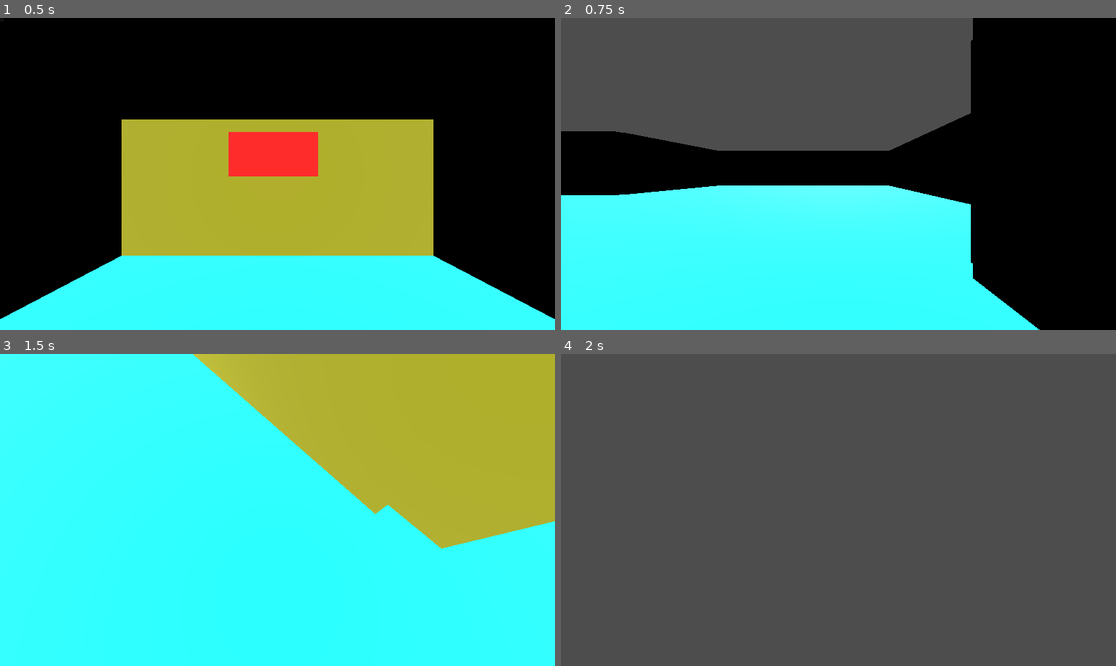
Above: before the commit, frames 1-4 (two rows, left to right).
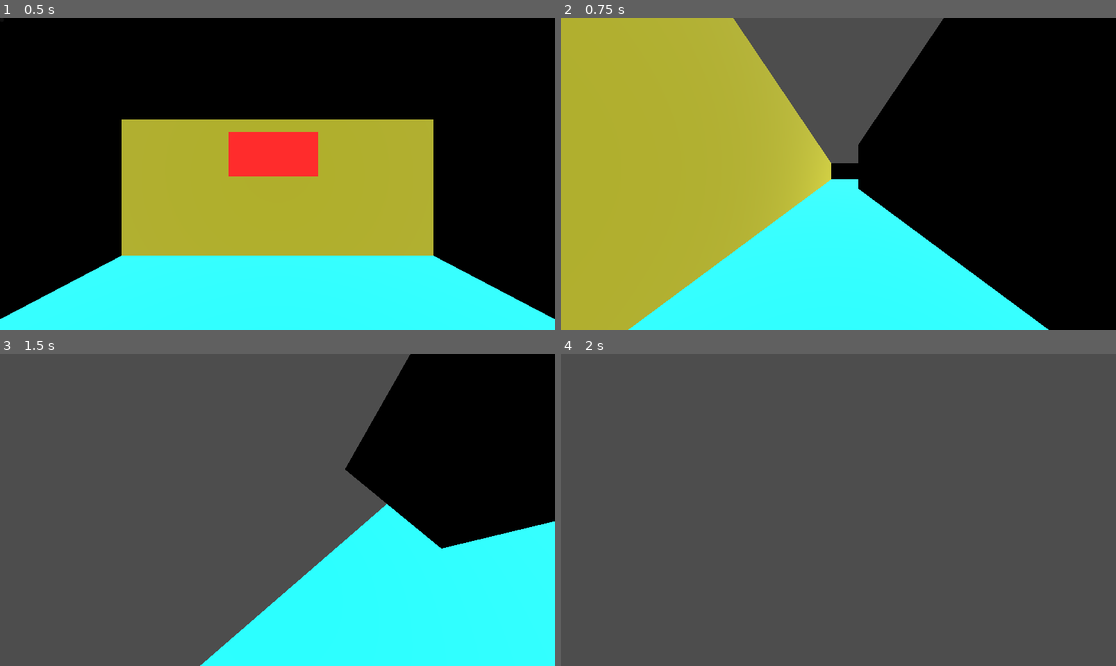
Above: after the commit, the same moments.

Repository: Bombonikon/VR
Game: Godot game, scene res://main.tscn
Same seed, same stepped clock (60 frames per second), same inputs: the game is played once before the commit and once after it.
Inputs (mouse positions are in pixels of both pictures, inside the frame that each line leads up to):
- Up to frame 1 (0.5 s): no input
- Up to frame 2 (0.75 s): click (561, 21) at 0.5 s
- Up to frame 3 (1.5 s): tap Enter at 1.25 s; move the mouse to (305, 510) at 1.27 s; hold W from 1.28 s (still down); hold E from 1.28 s (still down)
- Up to frame 4 (2 s): keep holding W; keep holding E

Frame 1 is identical in both runs. In frame 2, 44% of the frame differs, in the area x 0-88%, y 0-100%; in frame 3, 78%, in the area x 0-100%, y 0-100%; in frame 4, nothing differs.

Commit message:
Update LevelManager.gd

Diff:
--- a/core/LevelManager.gd
+++ b/core/LevelManager.gd
@@ -1,12 +1,12 @@
 extends Node
 
-@export var maze_width: int = 30
-@export var maze_height: int = 30
+@export var maze_width: int = 40
+@export var maze_height: int = 40
 @export var cell_size: float = 3.0
 
-@export var start_corridor_length: int = 8
+@export var start_corridor_length: int = 6
 @export var spawn_offset_from_end: int = 2
-@export var spawn_height: float = 2.0   # <<< 2 METRY W POWIETRZU
+@export var spawn_height: float = 2.0
 
 const WALL := 0
 const FLOOR := 1
@@ -14,29 +14,37 @@
 var _start_spawn_position: Vector3
 var _start_spawn_forward: Vector3
 
-
 func generate_level() -> void:
 	var dungeon_root := get_parent().get_node("DungeonRoot")
 
+	# Czyścimy poprzedni poziom, jeśli istnieje
 	for c in dungeon_root.get_children():
 		c.queue_free()
 
-	var generator = preload("res://world/generation/MazeGenerator.gd").new()
+	# Tworzymy instancje generatora i buildera
+	var generator = MazeGenerator.new() # Teraz używamy class_name
 	var builder   = preload("res://world/generation/MazeBuilder.gd").new()
 
-	var data = generator.generate(maze_width, maze_height)
+	print("LevelManager: Generating data...")
+	var data: MazeData = generator.generate(maze_width, maze_height)
 
-	# --- znajdź wejście do lochu ---
+	# --- 1. Znajdź wejście do lochu ---
 	var entry_cell := _find_border_floor_cell(data)
 
-	# --- kierunek NA ZEWNĄTRZ lochu ---
+	# --- 2. Określ kierunek NA ZEWNĄTRZ ---
 	var out_dir := _get_outward_direction(entry_cell, data)
 
-	# --- wydrąż korytarz startowy ---
+	# --- 3. Wydrąż korytarz startowy ---
+	# Zwraca koniec korytarza (gwarantowana podłoga)
 	var corridor_end := _carve_start_corridor(data, entry_cell, out_dir)
 
-	# --- spawn 2 bloki przed końcem ---
-	var spawn_cell := corridor_end - out_dir * spawn_offset_from_end
+	# --- 4. Oblicz punkt spawnu ---
+	# Cofamy się o kilka pól od końca korytarza, żeby nie stać przy ścianie
+	var spawn_cell := corridor_end - (out_dir * spawn_offset_from_end)
+
+	# Zabezpieczenie: jeśli korytarz był za krótki, ustaw spawn na jego końcu
+	if !_is_valid_cell(spawn_cell, data):
+		spawn_cell = corridor_end
 
 	_start_spawn_position = Vector3(
 		spawn_cell.x * cell_size,
@@ -44,58 +52,63 @@
 		spawn_cell.y * cell_size
 	)
 
-	# >>> GRACZ MA PATRZEĆ DO LOCHU
-	# czyli w PRZECIWNYM kierunku niż korytarz
+	# Gracz ma patrzeć W STRONĘ lochu (przeciwnie do kierunku korytarza)
 	_start_spawn_forward = Vector3(-out_dir.x, 0, -out_dir.y).normalized()
 
+	print("LevelManager: Building 3D world...")
 	builder.build(data, dungeon_root, cell_size)
-
 
 func get_start_spawn_position() -> Vector3:
 	return _start_spawn_position
 
-
 func get_start_spawn_forward() -> Vector3:
 	return _start_spawn_forward
 
-
 # ======================================================
-# LOGIKA
+# LOGIKA POMOCNICZA
 # ======================================================
 
-func _find_border_floor_cell(data) -> Vector2i:
+func _find_border_floor_cell(data: MazeData) -> Vector2i:
+	# Szukamy podłogi, która sąsiaduje ze ścianą "na zewnątrz"
 	for y in range(1, data.height - 1):
 		for x in range(1, data.width - 1):
-			if data.get_cell(x, y) != FLOOR:
+			if data.get_cell(x, y) != MazeData.FLOOR:
 				continue
 
-			if data.get_cell(x + 1, y) == WALL \
-			or data.get_cell(x - 1, y) == WALL \
-			or data.get_cell(x, y + 1) == WALL \
-			or data.get_cell(x, y - 1) == WALL:
+			# Sprawdzamy czy to brzeg "wewnętrzny"
+			if data.get_cell(x + 1, y) == MazeData.WALL \
+			or data.get_cell(x - 1, y) == MazeData.WALL \
+			or data.get_cell(x, y + 1) == MazeData.WALL \
+			or data.get_cell(x, y - 1) == MazeData.WALL:
 				return Vector2i(x, y)
 
-	return Vector2i(data.width / 2, data.height / 2)
+	return Vector2i(data.width / 2, data.height / 2) # Fallback
 
-
-func _get_outward_direction(cell: Vector2i, data) -> Vector2i:
-	if data.get_cell(cell.x + 1, cell.y) == WALL:
-		return Vector2i(1, 0)
-	if data.get_cell(cell.x - 1, cell.y) == WALL:
-		return Vector2i(-1, 0)
-	if data.get_cell(cell.x, cell.y + 1) == WALL:
-		return Vector2i(0, 1)
-	if data.get_cell(cell.x, cell.y - 1) == WALL:
-		return Vector2i(0, -1)
-
+func _get_outward_direction(cell: Vector2i, data: MazeData) -> Vector2i:
+	# Sprawdzamy, w którą stronę jest ściana, żeby tam kopać korytarz
+	if data.get_cell(cell.x + 1, cell.y) == MazeData.WALL: return Vector2i(1, 0)
+	if data.get_cell(cell.x - 1, cell.y) == MazeData.WALL: return Vector2i(-1, 0)
+	if data.get_cell(cell.x, cell.y + 1) == MazeData.WALL: return Vector2i(0, 1)
+	if data.get_cell(cell.x, cell.y - 1) == MazeData.WALL: return Vector2i(0, -1)
 	return Vector2i(0, -1)
 
+func _carve_start_corridor(data: MazeData, start: Vector2i, dir: Vector2i) -> Vector2i:
+	var current_pos := start
+	var last_valid_pos := start
 
-func _carve_start_corridor(data, start: Vector2i, dir: Vector2i) -> Vector2i:
-	var pos := start
 	for i in range(start_corridor_length):
-		pos += dir
-		if pos.x < 1 or pos.y < 1 or pos.x >= data.width - 1 or pos.y >= data.height - 1:
+		var next_pos = current_pos + dir
+
+		# Sprawdzenie granic mapy (Void Bug fix)
+		if next_pos.x < 1 or next_pos.y < 1 or next_pos.x >= data.width - 1 or next_pos.y >= data.height - 1:
+			print("LevelManager: Start corridor hit world edge at ", next_pos)
 			break
-		data.set_cell(pos.x, pos.y, FLOOR)
-	return pos
+
+		current_pos = next_pos
+		data.set_cell(current_pos.x, current_pos.y, MazeData.FLOOR)
+		last_valid_pos = current_pos
+
+	return last_valid_pos
+
+func _is_valid_cell(pos: Vector2i, data: MazeData) -> bool:
+	return pos.x >= 0 and pos.y >= 0 and pos.x < data.width and pos.y < data.height
